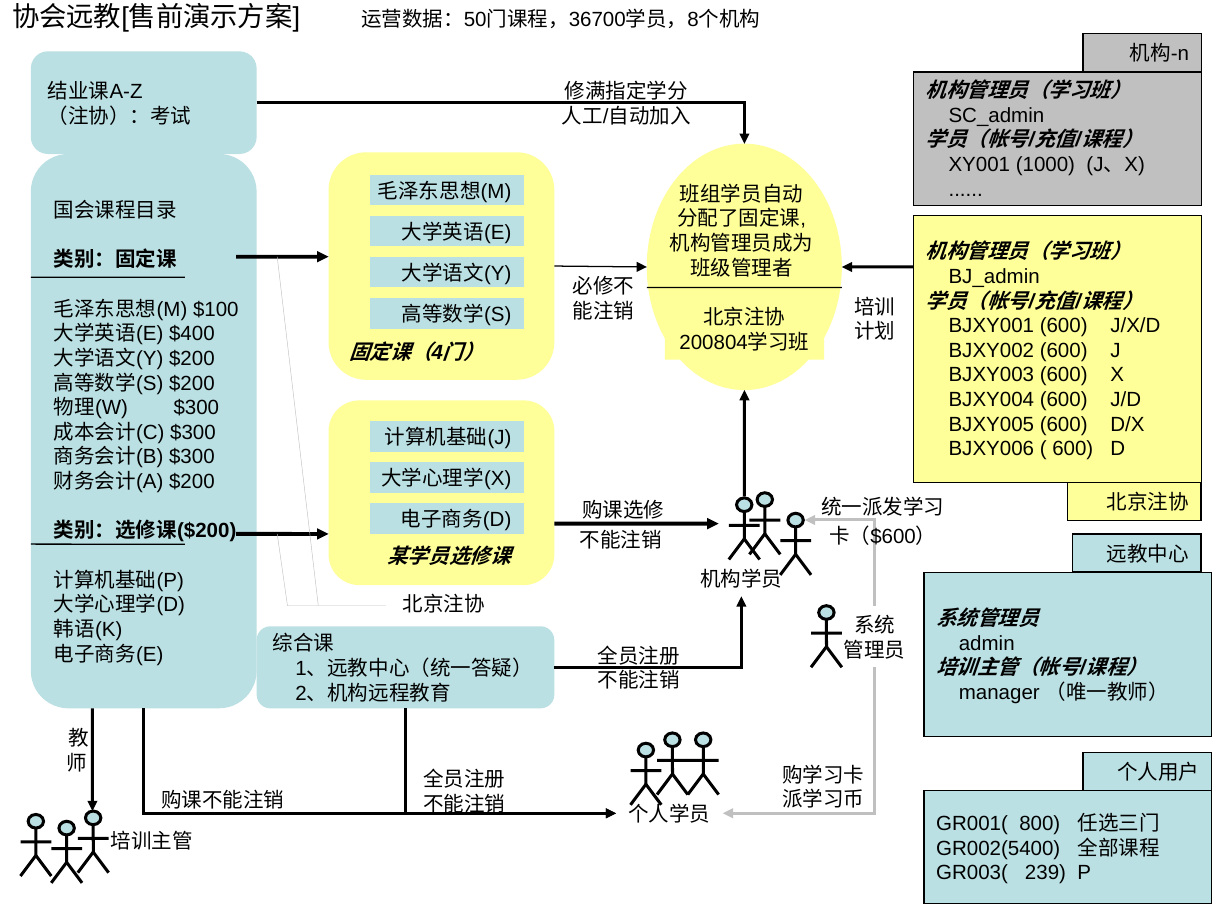
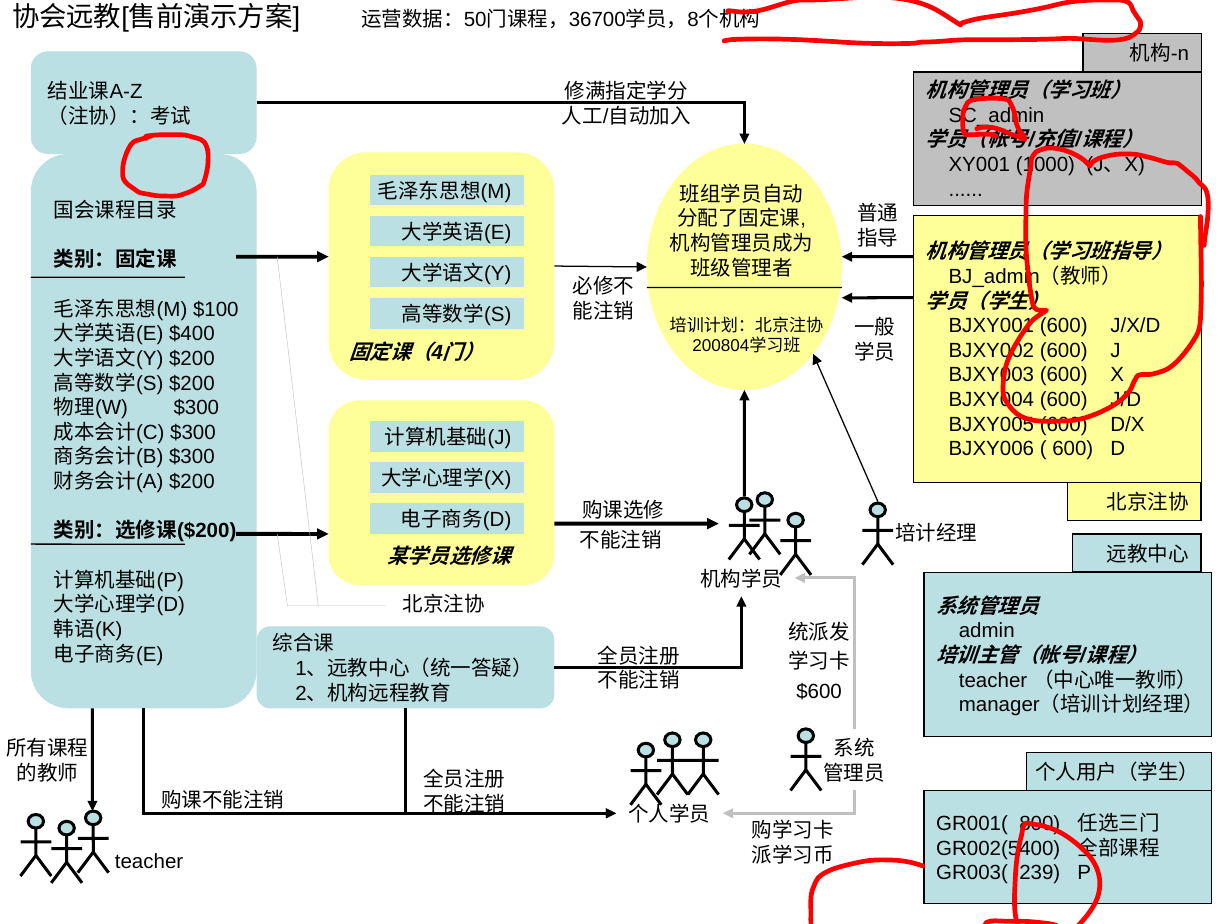
Before and after one commit to huhongjun/mydokeos, a slide deck: slide 3 of docu/Dokeos-lcms.ppt. Drawn at 1232x924 pixels with LibreOffice and Linux fonts; fonts in the diff are those of the drawing. Boxes give left, top, right and bottom in pixels: in the first picture for what was removed or moved away, otherwise in the second. Text is boxed around its words. In the diff, an @@ line names an element or a change of style, - is before the commit and + after.

```diff
--- a/docu/Dokeos-lcms.ppt
+++ b/docu/Dokeos-lcms.ppt
@@ freeform shape added at [362, 0, 1186, 717], outline #FF0000 2.75 pt @@
@@ text added at [857, 203, 898, 247], 12 pt, text #000000 @@
+普通
+指导
@@ text in rectangle at [926, 237, 1172, 313]: text changed @@
-机构管理员（学习班）
-BJ_admin
-学员（帐号/充值/课程）
+机构管理员（学习班指导）
+BJ_admin（教师）
+学员（学生）
@@ arrow moved from (914, 267) - (841, 267) to (914, 256) - (841, 256) @@
@@ freeform shape added at [994, 262, 1159, 317], outline #FF0000 2.75 pt @@
@@ arrow added from (914, 298) to (841, 298), #000000 1.76 pt @@
@@ text removed at [854, 296, 895, 340] @@
-培训
-计划
@@ text "培训计划：北京注协": place and size @@
-text "培训计划：北京注协" at [679, 306, 809, 351]
+text "培训计划：北京注协" at [670, 316, 824, 353]
@@ text at [670, 316, 824, 337]: text changed; size 12 to 10 pt @@
-北京注协
+培训计划：北京注协
@@ text added at [854, 316, 895, 361], 12 pt, text #000000 @@
+一般
+学员
@@ text at [692, 337, 800, 353]: size 12 to 10 pt in "200804学习班" @@
@@ arrow added from (878, 501) to (813, 354), #000000 0.74 pt @@
@@ text added at [895, 522, 977, 542], 12 pt, text #000000 @@
+培计经理
@@ group added at [862, 503, 893, 564]: 4 lines, 1 ellipse @@
@@ elbow arrow moved from (875, 606) - (804, 520) to (854, 729) - (795, 578) @@
@@ freeform shape added at [761, 620, 1149, 728], outline #FF0000 2.75 pt @@
@@ text at [788, 621, 850, 700]: text changed @@
-统一派发学习
-卡（$600）
+统派发
+学习卡
+$600
@@ text in rectangle at [959, 669, 1204, 716]: text changed @@
-manager （唯一教师）
+teacher （中心唯一教师）
+manager（培训计划经理）
@@ text at [6, 738, 88, 782]: text changed @@
-教
-师
+所有课程
+的教师
@@ 4 lines, 1 text, 1 ellipse: place and size @@
-4 lines, 1 text, 1 ellipse at [811, 606, 906, 668]
+4 lines, 1 text, 1 ellipse at [791, 729, 885, 791]
@@ rectangle "个人用户（学生）": place and size @@
-rectangle "个人用户（学生）" at [1083, 753, 1211, 791]
+rectangle "个人用户（学生）" at [1026, 753, 1211, 791]
@@ text in rectangle at [1035, 761, 1199, 781]: text changed @@
-个人用户
+个人用户（学生）
@@ elbow arrow moved from (875, 668) - (723, 813) to (854, 791) - (723, 813) @@
@@ freeform shape added at [891, 784, 1191, 918], outline #FF0000 2.75 pt @@
@@ text "购学习卡" rewrapped from [782, 764, 864, 808] to [752, 819, 834, 868] @@
@@ text at [115, 853, 183, 869]: text changed @@
-培训主管
+teacher
```
Also in this commit, not shown: 1 other slide changed, 1 other file.
